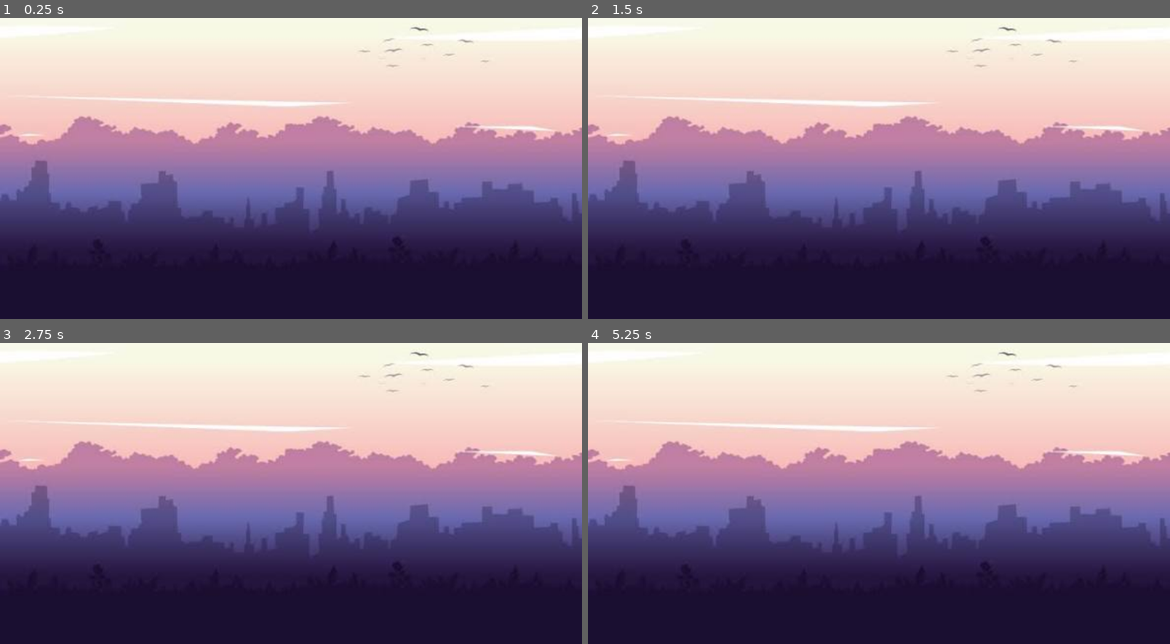
Above: before the commit, frames 1-4 (two rows, left to right).
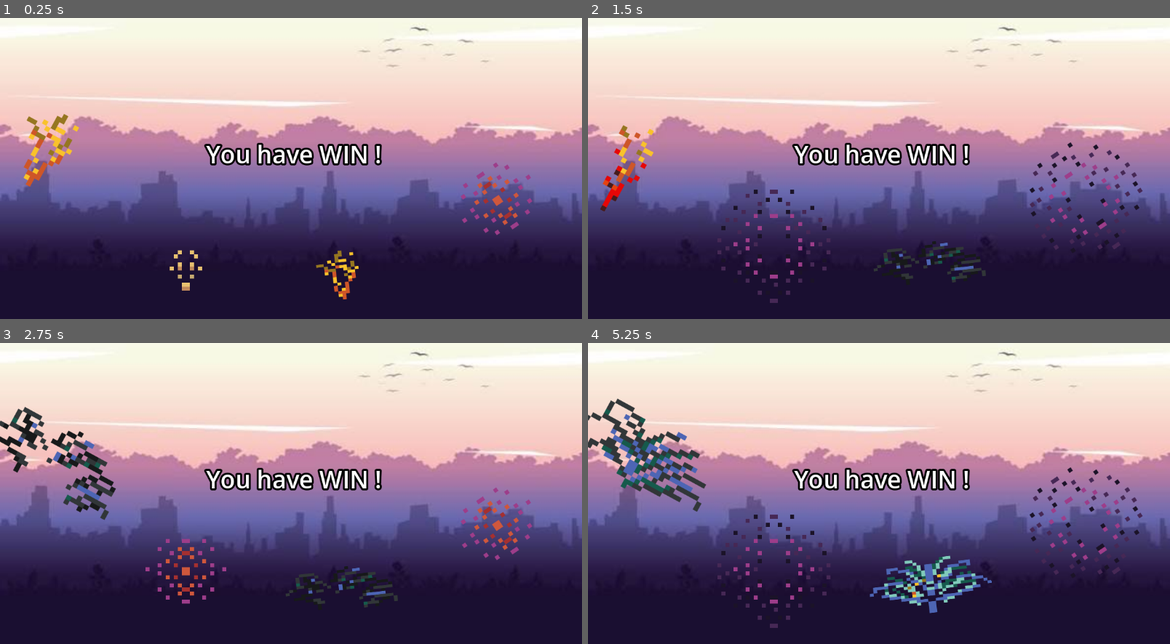
Above: after the commit, the same moments.

Repository: reaue/WarioWareGame
Game: Godot game, scene res://Scenes/done_screen.tscn
Two runs of this game, one before a commit and one after it. Both use one fixed random seed, a clock stepped at 60 frames per second and the inputs below. This scene is started directly instead of the project's main scene.
Inputs (mouse positions are in pixels of both pictures, inside the frame that each line leads up to):
- Up to frame 1 (0.25 s): no input
- Up to frame 2 (1.5 s): tap Enter (ui_accept) at 0.5, 0.77 s; move the mouse to (1007, 138) at 0.52 s; hold Right (ui_right) from 0.53 s (still down); tap Alt at 0.6 s; click (1007, 138) at 0.67 s; move the mouse to (762, 171) at 1.27 s; tap Shift at 1.35 s
- Up to frame 3 (2.75 s): tap Enter (ui_accept) at 1.52 s; move the mouse to (349, 409) at 2.02 s; release Right (ui_right) at 2.03 s; hold Left (ui_left) from 2.03 s (still down); tap Alt at 2.1 s
- Up to frame 4 (5.25 s): move the mouse to (849, 544) at 2.77 s; release Left (ui_left) at 2.78 s; hold Right (ui_right) 2.78-4.28 s; tap Shift at 2.85, 4.35 s; click (849, 544) at 2.92 s; tap Enter (ui_accept) at 3.02, 3.77, 4.52 s; move the mouse to (1053, 529) at 3.52 s; tap Alt at 3.6, 5.1 s; move the mouse to (704, 430) at 4.27 s; hold Left (ui_left) 4.28-5.03 s; move the mouse to (908, 481) at 5.02 s; hold Right (ui_right) from 5.03 s (still down); click (908, 481) at 5.17 s

The runs differ from the first frame. In frame 1, 3.3% of the frame differs, in the area x 4-92%, y 31-94%; in frame 2, 4.1%; in frame 3, 5.0%; in frame 4, 6.9%, in the area x 0-96%, y 18-95%.

Commit message:
Adding a winning screen

Diff:
--- a/Global.gd
+++ b/Global.gd
@@ -7,7 +7,7 @@
 
 func _ready() -> void:
 	add_child(music)
-	music.stream = load("res://paulyudin-game-game-music-573991.mp3") # adapte le nom si tu as mis un .mp3
+	music.stream = load("res://paulyudin-game-game-music-573991.mp3")
 	music.play()
 
 	var cfg := ConfigFile.new()
--- a/Scenes/done_screen.tscn
+++ b/Scenes/done_screen.tscn
@@ -1,6 +1,117 @@
 [gd_scene format=3 uid="uid://c5m103cffgewc"]
 
 [ext_resource type="Texture2D" uid="uid://dvyljotkdomde" path="res://background.jpg" id="1_en6tx"]
+[ext_resource type="Texture2D" uid="uid://bsj0212kk72cs" path="res://New Piskel-5.png.png" id="2_8lfy6"]
+[ext_resource type="Texture2D" uid="uid://wgys84omaaav" path="res://New Piskel-1.png.png" id="3_ye11t"]
+[ext_resource type="Texture2D" uid="uid://dmojy337u5ksy" path="res://New Piskel-2.png.png" id="4_4gccj"]
+[ext_resource type="Texture2D" uid="uid://cnfjevn3t0tqt" path="res://New Piskel-3.png.png" id="5_kmuj4"]
+[ext_resource type="Texture2D" uid="uid://cpmtjpekmuw83" path="res://New Piskel-4.png.png" id="6_ilqlj"]
+[ext_resource type="Texture2D" uid="uid://bula3r3q0qdlg" path="res://New Piskel-6.png.png" id="7_70ucn"]
+[ext_resource type="Texture2D" uid="uid://1kx8ohmbmsux" path="res://New Piskel-1.png(1).png" id="8_47e6e"]
+[ext_resource type="Texture2D" uid="uid://dpel1qfoboavs" path="res://New Piskel-2.png(1).png" id="9_46n22"]
+[ext_resource type="Texture2D" uid="uid://bjp2hafgg3fc6" path="res://New Piskel-3.png(1).png" id="10_wwk3f"]
+[ext_resource type="Texture2D" uid="uid://f1gxs478xjo3" path="res://New Piskel-4.png(1).png" id="11_na6jo"]
+[ext_resource type="Texture2D" uid="uid://bjc8x12kbxfti" path="res://New Piskel-5.png(1).png" id="12_brtxq"]
+[ext_resource type="Texture2D" uid="uid://kff75flsb6pm" path="res://New Piskel-6.png(1).png" id="13_7a2pf"]
+
+[sub_resource type="Animation" id="Animation_47e6e"]
+resource_name = "Fireworks1"
+length = 1.8
+loop_mode = 1
+tracks/0/type = "value"
+tracks/0/imported = false
+tracks/0/enabled = true
+tracks/0/path = NodePath(".:texture")
+tracks/0/interp = 2
+tracks/0/loop_wrap = true
+tracks/0/keys = {
+"times": PackedFloat32Array(0, 0.3, 0.6, 0.9, 1.2, 1.5),
+"transitions": PackedFloat32Array(1, 1, 1, 1, 1, 1),
+"update": 1,
+"values": [ExtResource("3_ye11t"), ExtResource("4_4gccj"), ExtResource("5_kmuj4"), ExtResource("6_ilqlj"), ExtResource("2_8lfy6"), ExtResource("7_70ucn")]
+}
+
+[sub_resource type="Animation" id="Animation_wwk3f"]
+resource_name = "Fireworks2"
+length = 1.8
+loop_mode = 1
+tracks/0/type = "value"
+tracks/0/imported = false
+tracks/0/enabled = true
+tracks/0/path = NodePath("Sprite2D2:texture")
+tracks/0/interp = 1
+tracks/0/loop_wrap = true
+tracks/0/keys = {
+"times": PackedFloat32Array(0, 0.3, 0.6, 0.9, 1.2, 1.5),
+"transitions": PackedFloat32Array(1, 1, 1, 1, 1, 1),
+"update": 1,
+"values": [ExtResource("3_ye11t"), ExtResource("4_4gccj"), ExtResource("5_kmuj4"), ExtResource("6_ilqlj"), ExtResource("2_8lfy6"), ExtResource("7_70ucn")]
+}
+
+[sub_resource type="Animation" id="Animation_na6jo"]
+resource_name = "Fireworks3"
+length = 1.3800000000000001
+loop_mode = 1
+tracks/0/type = "value"
+tracks/0/imported = false
+tracks/0/enabled = true
+tracks/0/path = NodePath("Sprite2D3:texture")
+tracks/0/interp = 2
+tracks/0/loop_wrap = true
+tracks/0/keys = {
+"times": PackedFloat32Array(0, 0.23, 0.46, 0.69, 0.92, 1.15),
+"transitions": PackedFloat32Array(1, 1, 1, 1, 1, 1),
+"update": 1,
+"values": [ExtResource("8_47e6e"), ExtResource("9_46n22"), ExtResource("10_wwk3f"), ExtResource("11_na6jo"), ExtResource("12_brtxq"), ExtResource("13_7a2pf")]
+}
+
+[sub_resource type="Animation" id="Animation_46n22"]
+length = 1.5
+loop_mode = 1
+tracks/0/type = "value"
+tracks/0/imported = false
+tracks/0/enabled = true
+tracks/0/path = NodePath("Sprite2D4:texture")
+tracks/0/interp = 1
+tracks/0/loop_wrap = true
+tracks/0/keys = {
+"times": PackedFloat32Array(0, 0.25, 0.5, 0.75, 1, 1.25),
+"transitions": PackedFloat32Array(1, 1, 1, 1, 1, 1),
+"update": 1,
+"values": [ExtResource("8_47e6e"), ExtResource("9_46n22"), ExtResource("10_wwk3f"), ExtResource("11_na6jo"), ExtResource("12_brtxq"), ExtResource("13_7a2pf")]
+}
+tracks/1/type = "value"
+tracks/1/imported = false
+tracks/1/enabled = true
+tracks/1/path = NodePath("Sprite2D2:texture")
+tracks/1/interp = 1
+tracks/1/loop_wrap = true
+tracks/1/keys = {
+"times": PackedFloat32Array(0),
+"transitions": PackedFloat32Array(1),
+"update": 1,
+"values": [ExtResource("6_ilqlj")]
+}
+tracks/2/type = "value"
+tracks/2/imported = false
+tracks/2/enabled = true
+tracks/2/path = NodePath("Sprite2D3:texture")
+tracks/2/interp = 1
+tracks/2/loop_wrap = true
+tracks/2/keys = {
+"times": PackedFloat32Array(0),
+"transitions": PackedFloat32Array(1),
+"update": 1,
+"values": [ExtResource("10_wwk3f")]
+}
+
+[sub_resource type="AnimationLibrary" id="AnimationLibrary_wwk3f"]
+_data = {
+&"Fireworks1": SubResource("Animation_47e6e"),
+&"Fireworks2": SubResource("Animation_wwk3f"),
+&"Fireworks3": SubResource("Animation_na6jo"),
+&"RESET": SubResource("Animation_46n22")
+}
 
 [node name="done_screen" type="Node2D" unique_id=924689878]
 
@@ -9,3 +120,54 @@
 offset_bottom = 338.0
 scale = Vector2(1.9492126, 1.9170915)
 texture = ExtResource("1_en6tx")
+
+[node name="Sprite2D" type="Sprite2D" parent="." unique_id=1326531084]
+position = Vector2(368, 488)
+texture = ExtResource("3_ye11t")
+
+[node name="AnimationPlayer" type="AnimationPlayer" parent="Sprite2D" unique_id=1003972924]
+libraries/ = SubResource("AnimationLibrary_wwk3f")
+autoplay = &"Fireworks1"
+
+[node name="Sprite2D2" type="Sprite2D" parent="." unique_id=926879608]
+position = Vector2(976.00006, 400)
+rotation = -0.59563905
+texture = ExtResource("6_ilqlj")
+
+[node name="AnimationPlayer" type="AnimationPlayer" parent="Sprite2D2" unique_id=183393256]
+root_node = NodePath("../..")
+libraries/ = SubResource("AnimationLibrary_wwk3f")
+autoplay = &"Fireworks2"
+
+[node name="Sprite2D3" type="Sprite2D" parent="." unique_id=2007602320]
+position = Vector2(104.00001, 304.00003)
+rotation = 0.49871483
+scale = Vector2(1.2269895, 1.1684617)
+texture = ExtResource("10_wwk3f")
+
+[node name="AnimationPlayer" type="AnimationPlayer" parent="Sprite2D3" unique_id=1555455694]
+root_node = NodePath("../..")
+libraries/ = SubResource("AnimationLibrary_wwk3f")
+autoplay = &"Fireworks3"
+
+[node name="Sprite2D4" type="Sprite2D" parent="." unique_id=1595783449]
+position = Vector2(680, 552)
+rotation = -0.11515592
+scale = Vector2(0.94550925, 0.71078885)
+texture = ExtResource("8_47e6e")
+
+[node name="AnimationPlayer" type="AnimationPlayer" parent="Sprite2D4" unique_id=2019668062]
+root_node = NodePath("../..")
+libraries/ = SubResource("AnimationLibrary_wwk3f")
+autoplay = &"RESET"
+
+[node name="Label" type="Label" parent="." unique_id=737443410]
+offset_left = 408.0
+offset_top = 288.0
+offset_right = 756.0
+offset_bottom = 355.0
+theme_override_constants/outline_size = 15
+theme_override_font_sizes/font_size = 48
+text = "You have WIN !"
+horizontal_alignment = 1
+vertical_alignment = 1
--- a/Scenes/level_scene.gd
+++ b/Scenes/level_scene.gd
@@ -18,7 +18,7 @@
 		Global.minigames_done += 1
 		get_tree().change_scene_to_file("res://Scenes/minigame_" + str(Global.minigames_done) + ".tscn")
 	else:
-		get_tree().change_scene_to_file("res://Scenes/Title_scene.tscn")
+		get_tree().change_scene_to_file("res://Scenes/done_screen.tscn")
 
 func _process(delta: float) -> void:
 	for i in hearts.size():
--- a/Scenes/minigame_2.gd
+++ b/Scenes/minigame_2.gd
@@ -14,15 +14,14 @@
 	themed_timer.time = max(time_left, 0.0)
 
 	if buttons_pressed >= 5:
-		_go_to_level(true)
+		get_tree().change_scene_to_file("res://Scenes/done_screen.tscn")
 	elif time_left <= 0.0:
 		_go_to_level(false)
 
 func _go_to_level(won: bool) -> void:
 	changing_scene = true
-	if not won:
-		Global.minigames_done -= 1
-		Global.lives -= 1
+	Global.minigames_done -= 1
+	Global.lives -= 1
 	get_tree().change_scene_to_file("res://Scenes/Level_scene.tscn")
 
 func on_button_pressed() -> void:
Binary file added: New Piskel-1.png(1).png
Not shown, added: New Piskel-1.png(1).png.import
Binary file added: New Piskel-1.png.png
Not shown, added: New Piskel-1.png.png.import
Binary file added: New Piskel-2.png(1).png
Not shown, added: New Piskel-2.png(1).png.import
Binary file added: New Piskel-2.png.png
Not shown, added: New Piskel-2.png.png.import
Binary file added: New Piskel-3.png(1).png
Not shown, added: New Piskel-3.png(1).png.import
Binary file added: New Piskel-3.png.png
Not shown, added: New Piskel-3.png.png.import
(and 12 more such lines)
